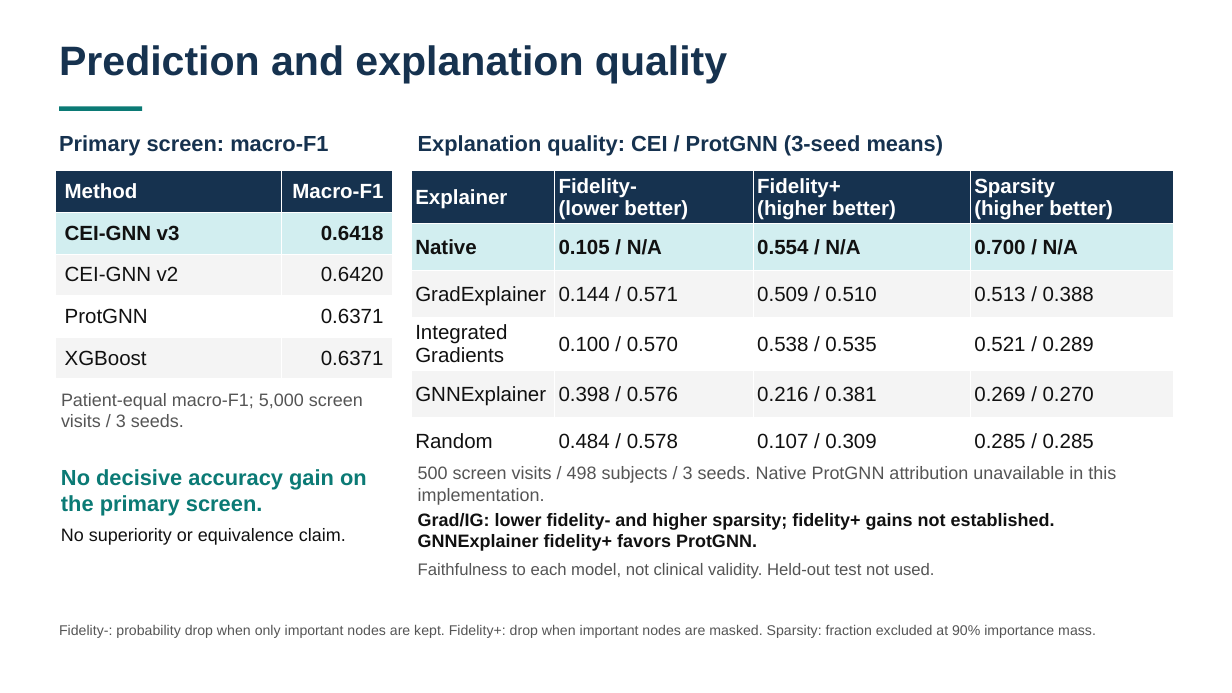
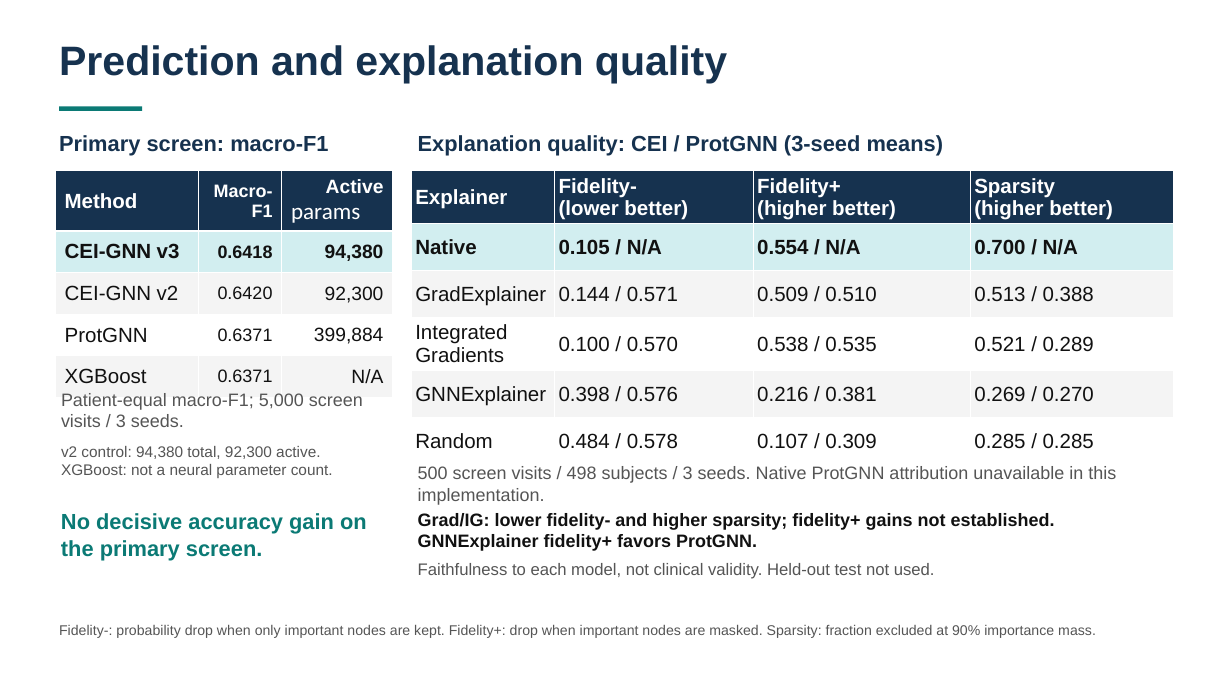
Before and after one commit to nfcolak/MedGNN---Explainable-Graph-Neural-Networks-for-Medical-Diagnosis, a slide deck: slide 3 of docs/presentations/cei-overview/cei-overview.pptx. Drawn at 1232x693 pixels with LibreOffice and Linux fonts; fonts in the diff are those of the drawing. Boxes give left, top, right and bottom in pixels: in the first picture for what was removed or moved away, otherwise in the second. Text is boxed around its words. In the diff, an @@ line names an element or a change of style, - is before the commit and + after.

Commit message:
Add verified parameter counts to CEI overview deck

```diff
--- a/docs/presentations/cei-overview/cei-overview.pptx
+++ b/docs/presentations/cei-overview/cei-overview.pptx
@@ table at (55, 171, 393, 388) @@
+column 3: Active / params | 94,380 | 92,300 | 399,884 | N/A
@@ text added at (61, 446, 333, 478), 12 pt, text #555555 @@
+v2 control: 94,380 total, 92,300 active. XGBoost: not a neural parameter count.
@@ text "No decisive accuracy gain on ...": place and size @@
-text "No decisive accuracy gain on ..." at (61, 469, 367, 545)
+text "No decisive accuracy gain on ..." at (61, 513, 367, 560)
@@ text at (61, 528, 346, 545): paragraph removed @@
-No superiority or equivalence claim.
```
Also in this commit, not shown: 1 other file.
